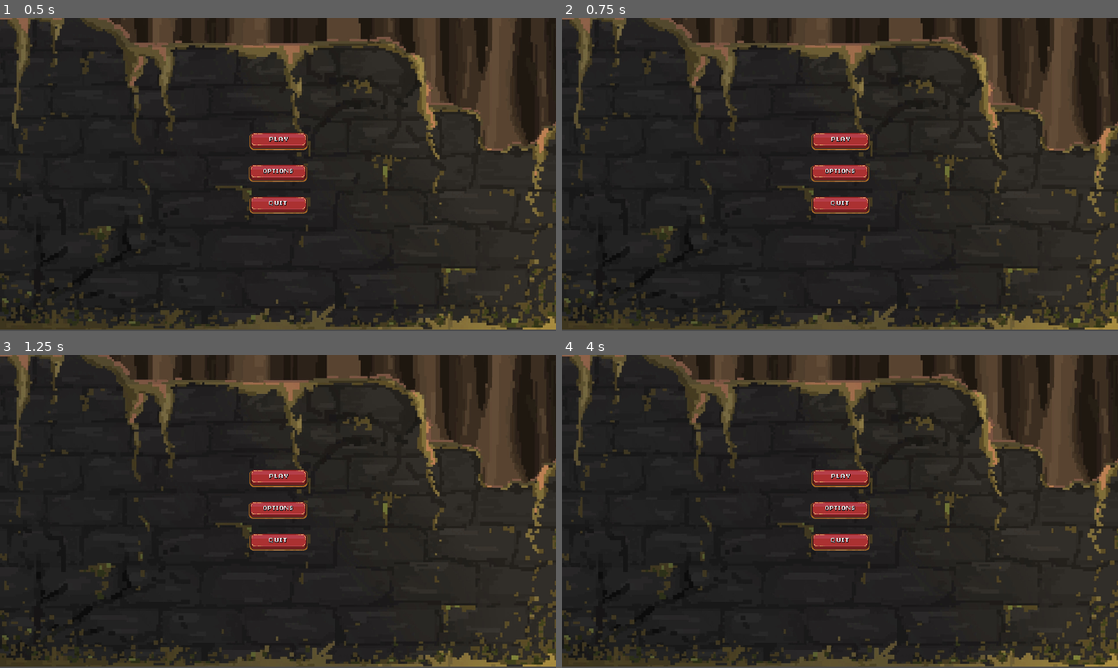
Above: before the commit, frames 1-4 (two rows, left to right).
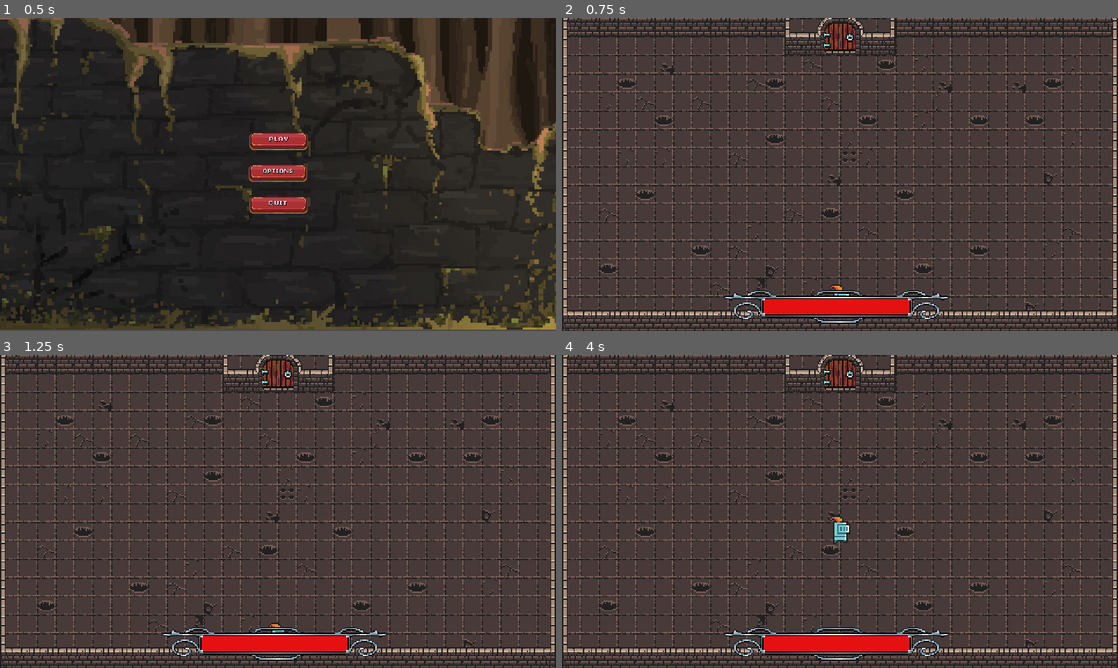
Above: after the commit, the same moments.

Repository: Thomas-Raveneau/SocialDungeons
Game: Godot game, scene res://Scenes/Menus/Main/Main.tscn
The game is run twice, just before and just after one commit, with the same random seed, the same clock (stepped at 60 frames per second) and the same inputs.
Inputs (mouse positions are in pixels of both pictures, inside the frame that each line leads up to):
- Up to frame 1 (0.5 s): no input
- Up to frame 2 (0.75 s): click (840, 143) at 0.5 s
- Up to frame 3 (1.25 s): no input
- Up to frame 4 (4 s): click (840, 480) at 1.27 s; click (840, 511) at 2.02 s; click (840, 511) at 2.75 s, where only the run before the commit has a clickable "Back to main menu"; tap Enter at 3.5 s; hold Z (move_up) from 3.53 s (still down); tap Shift (action_dash) at 3.6 s

Frame 1 is identical in both runs. In frame 2, 77% of the frame differs, in the area x 0-100%, y 0-100%; in frame 3, 77%; in frame 4, 77%.

Commit message:
[FIX] - merge

Diff:
--- a/Scenes/Maps/Main.tscn
+++ b/Scenes/Maps/Main.tscn
@@ -1,7 +1,8 @@
-[gd_scene load_steps=7 format=2]
+[gd_scene load_steps=8 format=2]
 
 [ext_resource path="res://Scenes/Player/Player.tscn" type="PackedScene" id=1]
 [ext_resource path="res://Scenes/Maps/Main.gd" type="Script" id=2]
+[ext_resource path="res://Scenes/Systems/HealthBar.tscn" type="PackedScene" id=3]
 [ext_resource path="res://Scenes/Systems/Timer.tscn" type="PackedScene" id=5]
 [ext_resource path="res://Scenes/Maps/Castle/Castle.tscn" type="PackedScene" id=6]
 [ext_resource path="res://Fonts/pixelmix_bold.ttf" type="DynamicFontData" id=7]
@@ -18,13 +19,10 @@
 z_index = 2
 
 [node name="HealthBar" parent="Node2D" instance=ExtResource( 3 )]
-margin_left = 606.57
+margin_left = 549.938
 margin_top = 926.921
-margin_right = 606.57
+margin_right = 549.938
 margin_bottom = 926.921
-
-[node name="Player" parent="." instance=ExtResource( 1 )]
-position = Vector2( 962.58, 498.929 )
 
 [node name="Timer" parent="." instance=ExtResource( 5 )]
 margin_left = 1472.82
@@ -51,10 +49,5 @@
 
 [node name="PlayerSpawn" type="Position2D" parent="."]
 position = Vector2( 960, 1000 )
-[node name="HealthBar" parent="." instance=ExtResource( 3 )]
-margin_left = 10.0
-margin_top = 20.0
-margin_right = 790.721
-margin_bottom = 142.416
 
 [connection signal="hp_changed" from="Player" to="Node2D/HealthBar" method="_on_Player_hp_changed"]
--- a/Scenes/Systems/HealthBar.gd
+++ b/Scenes/Systems/HealthBar.gd
@@ -18,6 +18,7 @@
 
 func _on_Player_hp_changed(newHp: int) -> void:
 	var newHealth: int = int(MAX_HEALTH - MIN_HEALTH) * float(newHp) / MAX_HEALTH + MIN_HEALTH
+	print(newHealth)
 	_updateHealthBar(newHealth)
 
 #func _process(delta: float) -> void:
